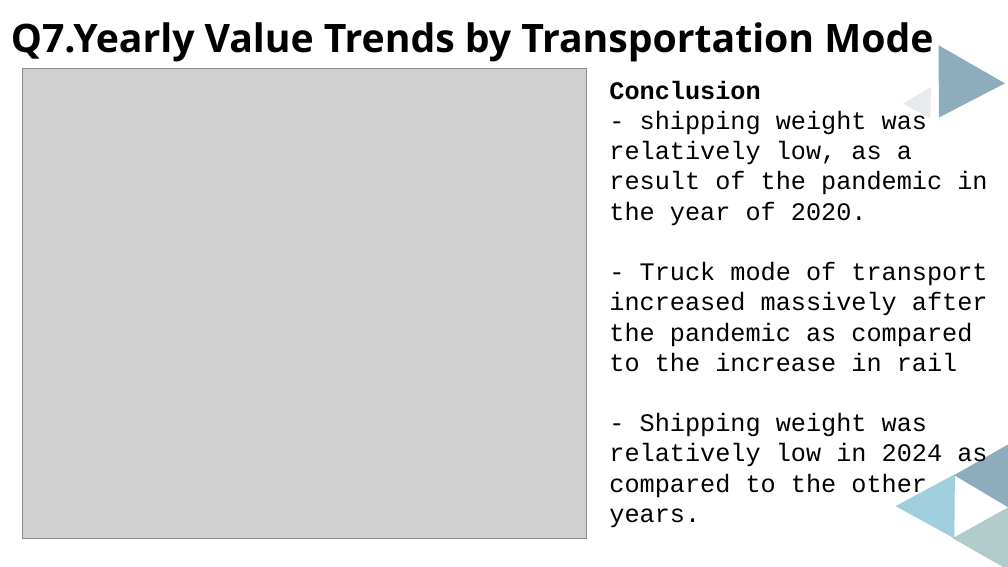
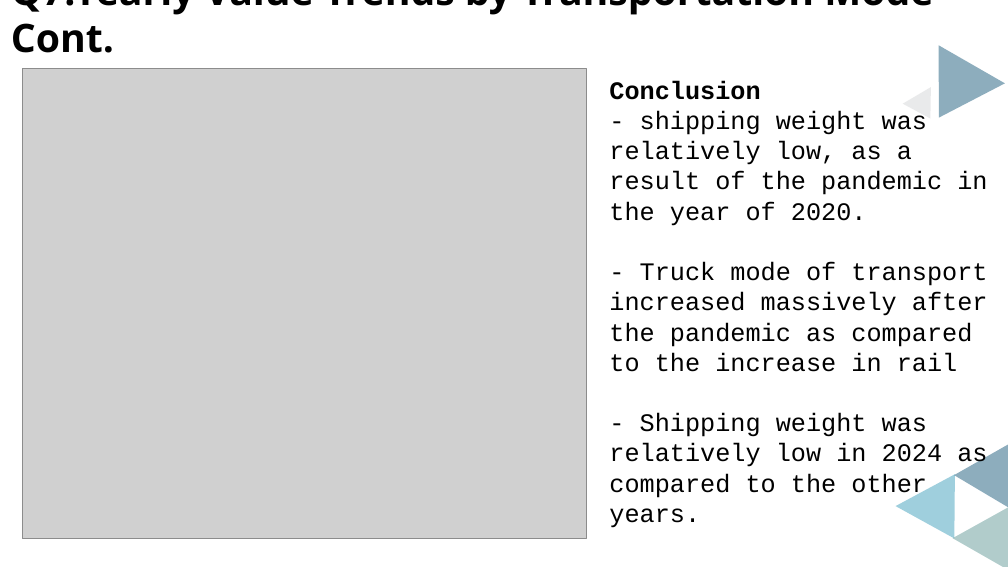
Before and after one commit to llawlaw23/bts-transportation-analysis, a slide deck: slide 10 of BTS_Analysis_Results_Lawrencia_Archer.pptx. Drawn at 1008x567 pixels with LibreOffice and Linux fonts; fonts in the diff are those of the drawing; grey boxes stand for pictures. Boxes give left, top, right and bottom in pixels: in the first picture for what was removed or moved away, otherwise in the second. Text is boxed around its words. In the diff, an @@ line names an element or a change of style, - is before the commit and + after.

Commit message:
Presentation Updated

```diff
--- a/BTS_Analysis_Results_Lawrencia_Archer.pptx
+++ b/BTS_Analysis_Results_Lawrencia_Archer.pptx
@@ text at (x1=11, y1=0, x2=933, y2=53): text changed @@
-Q7.Yearly Value Trends by Transportation Mode
+Q7.Yearly Value Trends by Transportation Mode Cont.
```
Also in this commit, not shown: 1 other slide changed, 3 slides added.
